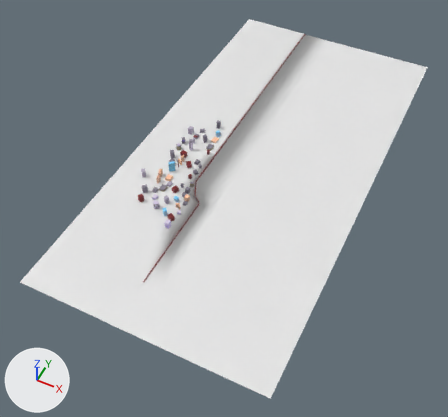
Renders of the FBX model SourceAssets/Environments/Subway/Skyline/Skyline_Mesh.fbx from each side of a commit.
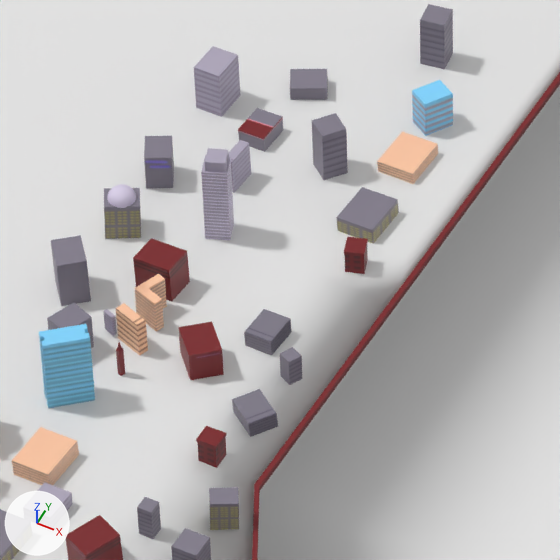
Each version appears first whole from a camera (50 mm lens) standing at (451.0, -695.0, 806.0) and looking at (102.0, 2.0, -66.0), and next in a close-up on the part from 36% to 52% of the width and 29% to 46% of the height. The axes (+X, +Y, +Z) are drawn at lower left. The lights are the same throughout. The older version's two pictures come first.
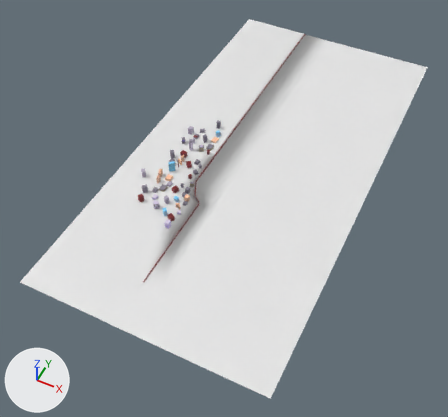
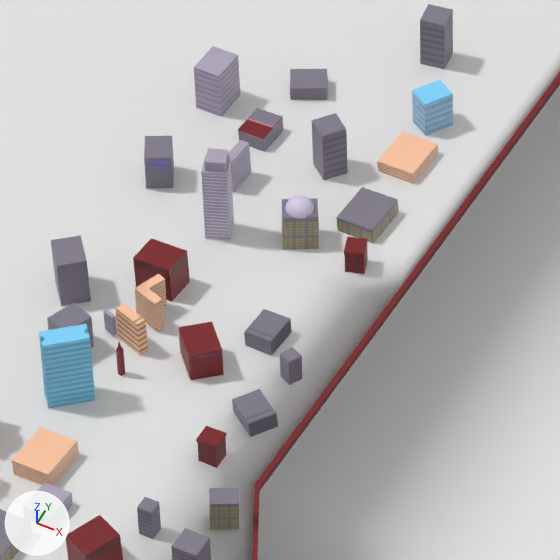
Diff of the bpy script that builds the scene:
```diff
--- a/SourceAssets/Environments/Subway/Skyline/Skyline_Mesh.fbx.py
+++ b/SourceAssets/Environments/Subway/Skyline/Skyline_Mesh.fbx.py
@@ me_cube @@
 me_cube.from_pydata(...)  # 1603 vertices, 1141 faces; spans x -88.0..341.0, y -334.0..517.0, z -32.0..25.0
 # used by ob_cube; location = (0.0, 0.0, 0.0)
+# me_cube part 1: the loose piece of 257 vertices spanning x -18.0..-11.0, y 43.0..50.0, z 11.0..14.0 is moved by (40.0, 16.0, 0.0)
+# me_cube part 2: the loose piece of 8 vertices spanning x -20.0..-9.0, y 41.0..51.0, z 0.0..6.0 is moved by (40.0, 16.0, 0.0)
+# me_cube part 3: the loose piece of 8 vertices spanning x -20.0..-9.0, y 41.0..51.0, z 5.0..11.0 is moved by (40.0, 16.0, 0.0)
 me_cube.materials.append(mat_skyline_material)
```

Boxes (x1, y1, x2, y2) around the edits, measured in the close-ups (560 x 560 px; the box of a moved part takes in the faces that stretch with it):
part 1 of me_cube, moved or reshaped
    before: (107, 184, 136, 208)
    after: (285, 195, 314, 219)
part 2 of me_cube, moved or reshaped
    before: (105, 224, 141, 239)
    after: (282, 231, 319, 250)
part 3 of me_cube, moved or reshaped
    before: (104, 188, 141, 225)
    after: (282, 198, 319, 236)
